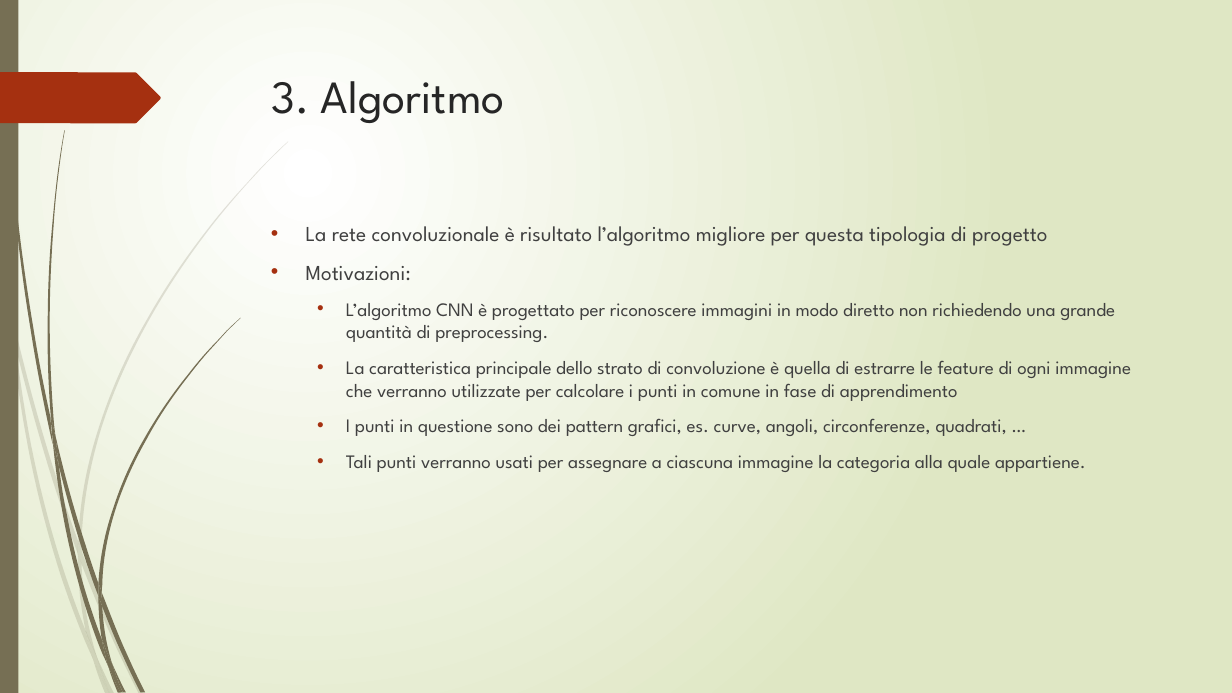
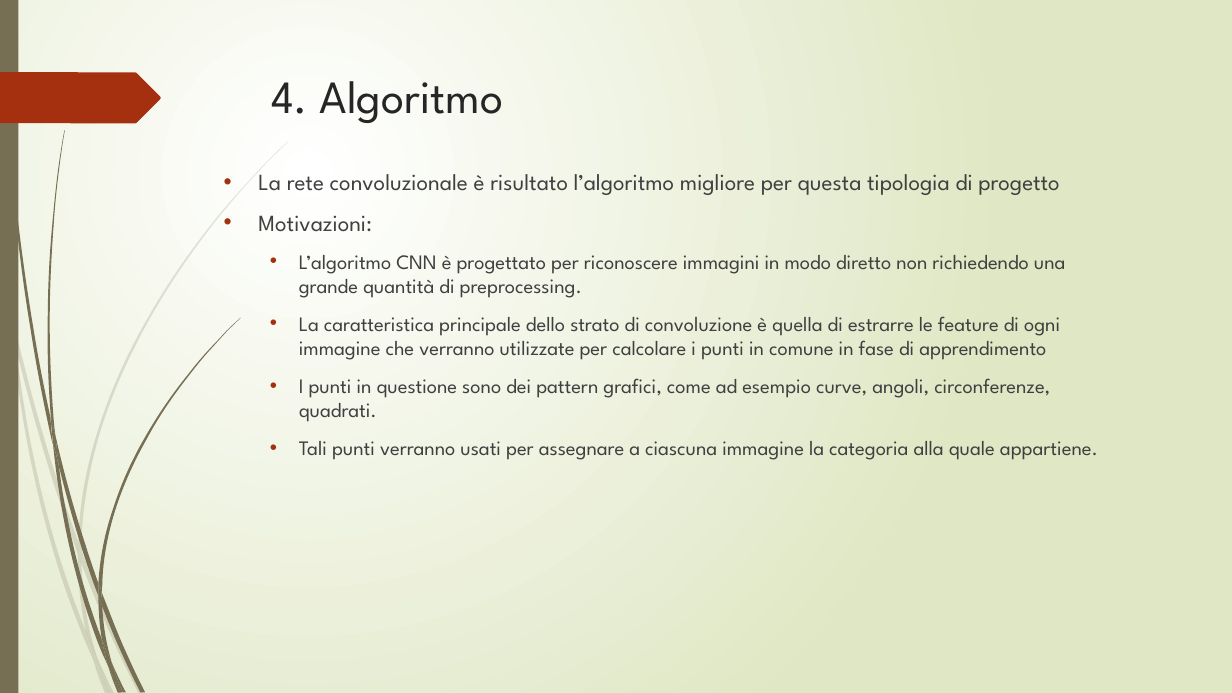
Before and after one commit to fpalomba/Segnali-Stradali, a slide deck: slide 8 of documentazione/Presentazione fia.pptx. Drawn at 1232x693 pixels with LibreOffice and Linux fonts; fonts in the diff are those of the drawing. Boxes give left, top, right and bottom in pixels: in the first picture for what was removed or moved away, otherwise in the second. Text is boxed around its words. In the diff, an @@ line names an element or a change of style, - is before the commit and + after.

```diff
--- a/documentazione/Presentazione fia.pptx
+++ b/documentazione/Presentazione fia.pptx
@@ title at bbox=[271, 81, 504, 123]: text changed @@
-3. Algoritmo
+4. Algoritmo
@@ text "La rete convoluzionale è risultato ...": place and size @@
-text "La rete convoluzionale è risultato ..." at bbox=[306, 226, 1131, 472]
+text "La rete convoluzionale è risultato ..." at bbox=[258, 174, 1098, 460]
@@ text at bbox=[258, 174, 1098, 460]: size 16.6 to 18 pt in "La rete convoluzionale è risultato l’algoritmo migliore ...", "Motivazioni:"; size 14.8 to 16 pt in "L’algoritmo CNN è progettato per riconoscere immagini ...", "La caratteristica principale dello strato di convoluzione ...", "Tali punti verranno usati per assegnare a ..." @@
@@ text at bbox=[299, 378, 1050, 422]: text changed; size 14.8 to 16 pt @@
-  • I punti in questione sono dei pattern grafici, es. curve, angoli, circonferenze, quadrati, …
+  • I punti in questione sono dei pattern grafici, come ad esempio curve, angoli, circonferenze, quadrati.
```
Also in this commit, not shown: 6 other slides changed, 3 slides added, 1 slide removed, 2 other files.
